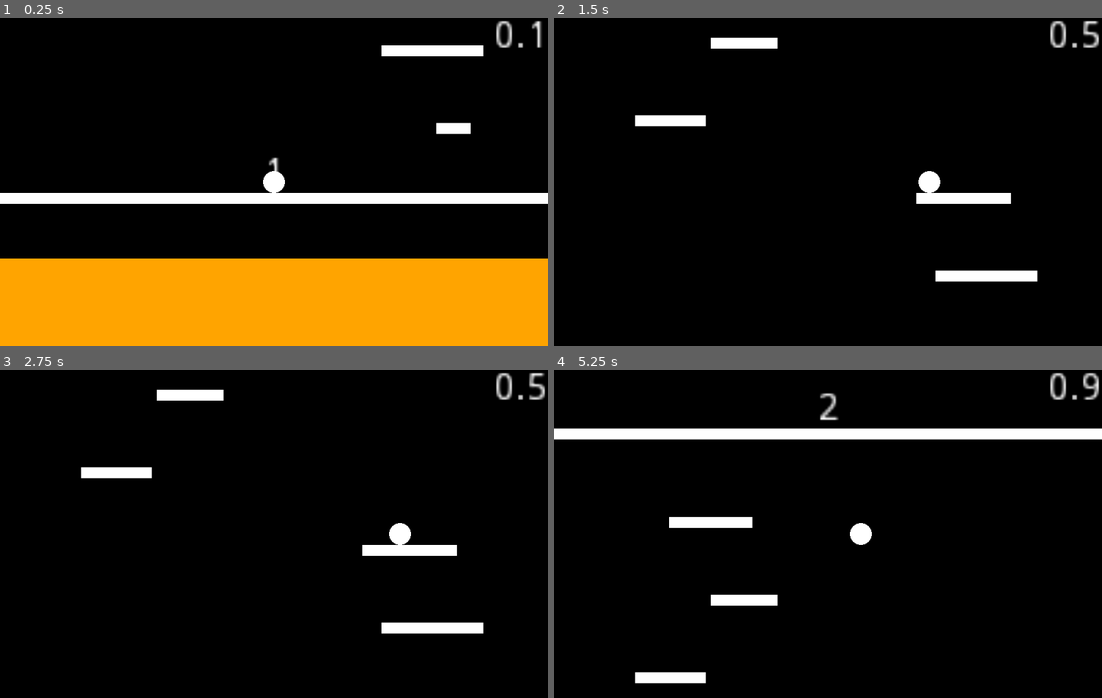
Above: before the commit, frames 1-4 (two rows, left to right).
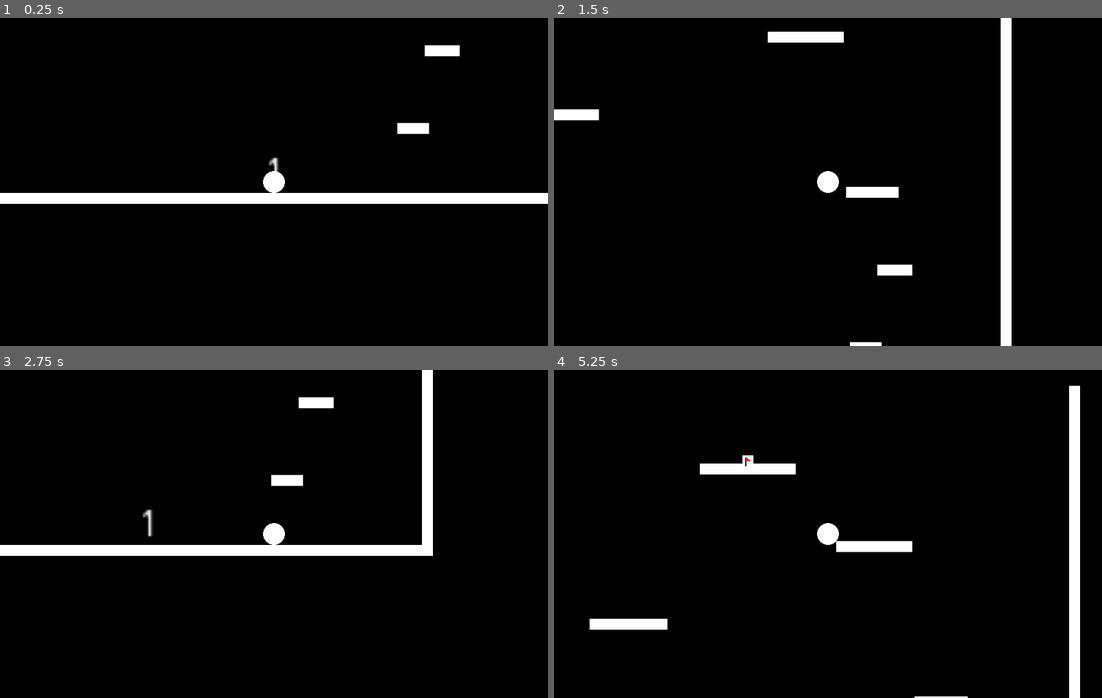
Above: after the commit, the same moments.

Repository: RedYou1/IcyTower
Game: Godot game, scene res://Scenes/Jeu.tscn
Same seed, same stepped clock (60 frames per second), same inputs: the game is played once before the commit and once after it.
Inputs:
- Up to frame 1 (0.25 s): no input
- Up to frame 2 (1.5 s): tap Enter at 0.5 s; hold D (DROIT) 0.53-1.28 s; tap Space (SAUT) at 0.77 s; hold A (GAUCHE) from 1.28 s (still down); tap D (DROIT) at 1.35 s
- Up to frame 3 (2.75 s): tap Space (SAUT) at 1.52 s; release A (GAUCHE) at 2.03 s; hold D (DROIT) from 2.03 s (still down)
- Up to frame 4 (5.25 s): release D (DROIT) at 2.78 s; tap D (DROIT) at 2.85, 4.35 s; tap Space (SAUT) at 3.02, 3.77, 4.52 s; hold D (DROIT) 3.53-4.28 s; hold A (GAUCHE) from 3.53 s (still down); hold D (DROIT) from 5.03 s (still down)

The runs differ from the first frame. In frame 1, 28% of the frame differs, in the area x 0-100%, y 0-100%; in frame 2, 6.0%; in frame 3, 6.3%; in frame 4, 9.4%.

Commit message:
presentation du TP final

Diff:
--- /dev/null
+++ b/Scenes/Drapeau.tscn
@@ -0,0 +1,16 @@
+[gd_scene load_steps=4 format=2]
+
+[ext_resource path="res://Scripts/Drapeau.gd" type="Script" id=1]
+[ext_resource path="res://Ressources/Drapeau.png" type="Texture" id=2]
+
+[sub_resource type="RectangleShape2D" id=1]
+
+[node name="Drapeau" type="StaticBody2D"]
+script = ExtResource( 1 )
+
+[node name="Sprite" type="Sprite" parent="."]
+scale = Vector2( 0.313567, 0.312582 )
+texture = ExtResource( 2 )
+
+[node name="CollisionShape2D" type="CollisionShape2D" parent="."]
+shape = SubResource( 1 )
--- a/Scenes/Jeu.tscn
+++ b/Scenes/Jeu.tscn
@@ -2,36 +2,32 @@
 
 [ext_resource path="res://Scripts/Jeu.gd" type="Script" id=1]
 [ext_resource path="res://Scenes/joueur.tscn" type="PackedScene" id=2]
-[ext_resource path="res://Scenes/Lave.tscn" type="PackedScene" id=3]
+[ext_resource path="res://Scenes/plancher.tscn" type="PackedScene" id=3]
 
 [node name="Jeu" type="Node"]
 script = ExtResource( 1 )
 
-[node name="rangs" type="Node2D" parent="."]
+[node name="interne" type="Node2D" parent="."]
 
-[node name="joueur" parent="." instance=ExtResource( 2 )]
-position = Vector2( 500, 0 )
+[node name="GAUCHE" parent="." instance=ExtResource( 3 )]
+rotation = 1.5708
+width = 1000.0
 
-[node name="Camera2D" type="Camera2D" parent="."]
-position = Vector2( 500, 0 )
-current = true
-limit_left = 0
-limit_right = 1000
-editor_draw_limits = true
-editor_draw_drag_margin = true
+[node name="DROIT" parent="." instance=ExtResource( 3 )]
+position = Vector2( 1000, 1000 )
+rotation = -1.5708
+width = 1000.0
 
-[node name="Label" type="Label" parent="Camera2D"]
-anchor_left = 1.0
-anchor_right = 1.0
-margin_left = -500.0
-margin_top = -300.0
-margin_right = -300.0
-margin_bottom = -180.0
+[node name="Label" type="Label" parent="."]
+margin_right = 200.0
+margin_bottom = 196.0
 rect_scale = Vector2( 5, 5 )
-align = 2
+text = "1"
+align = 1
+valign = 2
 __meta__ = {
 "_edit_use_anchors_": false
 }
 
-[node name="Lave" parent="." instance=ExtResource( 3 )]
-position = Vector2( 0, 140 )
+[node name="joueur" parent="." instance=ExtResource( 2 )]
+position = Vector2( 500, 960 )
--- a/Scenes/joueur.tscn
+++ b/Scenes/joueur.tscn
@@ -10,3 +10,6 @@
 
 [node name="CollisionShape2D" type="CollisionShape2D" parent="."]
 shape = SubResource( 1 )
+
+[node name="Camera2D" type="Camera2D" parent="."]
+current = true
--- a/Scenes/rang.tscn
+++ /dev/null
@@ -1,29 +0,0 @@
-[gd_scene load_steps=3 format=2]
-
-[ext_resource path="res://Scripts/rang.gd" type="Script" id=1]
-[ext_resource path="res://Scenes/plancher.tscn" type="PackedScene" id=2]
-
-[node name="rang" type="Node2D"]
-script = ExtResource( 1 )
-
-[node name="interne" type="Node2D" parent="."]
-
-[node name="GAUCHE" parent="." instance=ExtResource( 2 )]
-rotation = 1.5708
-width = 1000.0
-
-[node name="DROIT" parent="." instance=ExtResource( 2 )]
-position = Vector2( 1000, 1000 )
-rotation = -1.5708
-width = 1000.0
-
-[node name="Label" type="Label" parent="."]
-margin_right = 200.0
-margin_bottom = 196.0
-rect_scale = Vector2( 5, 5 )
-text = "1"
-align = 1
-valign = 2
-__meta__ = {
-"_edit_use_anchors_": false
-}
--- /dev/null
+++ b/Scripts/Drapeau.gd
@@ -0,0 +1,7 @@
+extends StaticBody2D
+
+func hit(who):
+	if who.name == "joueur":
+		var jeu = get_parent().get_parent()
+		jeu.niveau += 1
+		jeu.reset_interne()
--- a/Scripts/Jeu.gd
+++ b/Scripts/Jeu.gd
@@ -1,7 +1,8 @@
 tool
 extends Node
 
-const rang = preload("res://Scenes/rang.tscn")
+const plancher = preload("res://Scenes/plancher.tscn")
+const drapeau = preload("res://Scenes/Drapeau.tscn")
 
 export(float) var width = 1000 setget setWidth
 export(float) var height = 1000 setget setHeight
@@ -12,121 +13,81 @@
 
 export(float) var plancher_height = 20 setget setPHeight
 
-export(bool) var reset setget reset_rangs
+export(int) var niveau = 1 setget setNiveau
 
-var joueur
-var cam
-var checkout
-var lave
-var vitesseLave
-var labelLave
+export(bool) var reset setget reset_interne
+
+func setNiveau(niv):
+	niveau = niv
+	reset_interne()
 
 func setPMin(pmw):
 	plancher_min_width = pmw
-	reset_rangs()
+	reset_interne()
 
 func setPMax(pmw):
 	plancher_max_width = pmw
-	reset_rangs()
+	reset_interne()
 
 func setPNb(nb):
 	nombre_plancher = nb
-	reset_rangs()
+	reset_interne()
 
 func setWidth(w):
 	width = w
-	reset_rangs()
+	get_node("DROIT").position.x = width
+	reset_interne()
 
 func setHeight(h):
 	height = h
-	reset_rangs()
+	get_node("DROIT").position.y = height
+	get_node("DROIT").width = height
+	get_node("GAUCHE").width = height
+	reset_interne()
 
 func setPHeight(h):
 	plancher_height = h
-	reset_rangs()
+	reset_interne()
 
-func reset_rangs(none=true):
-	if Engine.editor_hint:
-		var rangs = get_node("rangs")
-		for rang in rangs.get_children():
-			rangs.remove_child(rang)
-		__ajoutRangs()
+func reset_interne(a=true):
+	var label = get_node("Label")
+	label.rect_size = Vector2(width/5,(height-plancher_height)/5)
+	label.text = str(niveau)
 
-func __ajoutRangs():
-	randomize()
-	var rangs = get_node("rangs")
-	var joueur = get_node("joueur")
-	var diff = -height + plancher_height + joueur.radius
+	var intern = get_node("interne")
+	for child in intern.get_children():
+		intern.remove_child(child)
+	__ajoutPlancher()
 
-	get_node("Lave").position.y = plancher_height + joueur.radius + height / 10
+func on_create_foo_button_pressed(a):
+	reset_interne()
 
-	joueur.position = Vector2(width/2,0)
+func __ajoutPlancher():
+	var intern = get_node("interne")
+	var diff = height/(nombre_plancher+1)
+	for i in range(1,nombre_plancher+1):
+		var w = rand_range(plancher_min_width,plancher_max_width)
+		var x = rand_range(0,width-w)
+		var p = plancher.instance()
+		p.width = w
+		p.height = plancher_height
+		p.position = Vector2(x,i*diff)
+		intern.add_child(p)
 
-	var t = rang.instance()
-	t.width = width
-	t.height = height
-	t.plancher_min_width = plancher_min_width
-	t.plancher_max_width = plancher_max_width
-	t.nombre_plancher = nombre_plancher
-	t.plancher_height = plancher_height
-	t.position.y = diff
-	t.niveau = 1
-	rangs.add_child(t)
-	t.reset_interne()
+	var p = plancher.instance()
+	p.width = width
+	p.height = plancher_height
+	p.position = Vector2(0,height-plancher_height)
+	intern.add_child(p)
 
-	t = rang.instance()
-	t.width = width
-	t.height = height
-	t.plancher_min_width = plancher_min_width
-	t.plancher_max_width = plancher_max_width
-	t.nombre_plancher = nombre_plancher
-	t.plancher_height = plancher_height
-	t.position.y = diff - height
-	t.niveau = 2
-	rangs.add_child(t)
-	t.reset_interne()
+	var j = get_node("joueur")
+	j.position = Vector2(p.position.x+p.width/2,p.position.y-j.radius)
 
-	t = rang.instance()
-	t.width = width
-	t.height = height
-	t.plancher_min_width = plancher_min_width
-	t.plancher_max_width = plancher_max_width
-	t.nombre_plancher = nombre_plancher
-	t.plancher_height = plancher_height
-	t.position.y = diff - height*2
-	t.niveau = 3
-	rangs.add_child(t)
-	t.reset_interne()
+	p = intern.get_child(0)
+	var d = drapeau.instance()
+	d.position = Vector2(p.position.x+p.width/2,p.position.y-5)
+	intern.add_child(d)
 
 func _ready():
 	if not Engine.editor_hint:
-		__ajoutRangs()
-		joueur = get_node("joueur")
-		cam = get_node("Camera2D")
-		lave = get_node("Lave")
-		checkout = - height - plancher_height - joueur.radius
-		vitesseLave = height / 2000
-		labelLave = cam.get_node("Label")
-
-func _process(delta):
-	if not Engine.editor_hint:
-		lave.position.y -= vitesseLave
-		vitesseLave += vitesseLave / height
-		if joueur.position.y + joueur.radius > lave.position.y:
-			get_tree().quit()
-
-func setPosY():
-	cam.position.y = joueur.position.y
-	labelLave.text = "%.1f" % [floor(lave.position.y - (joueur.position.y + joueur.radius)) / height]
-	if joueur.position.y < checkout:
-		var rangs = get_node("rangs")
-		for child in rangs.get_children():
-			if child.position.y > 0:
-				child.position.y -= height*2
-				child.niveau += 3
-				child.reset_interne()
-			else:
-				child.position.y += height
-
-		lave.position.y += height
-		joueur.position.y += height
+		__ajoutPlancher()
--- a/Scripts/Lave.gd
+++ b/Scripts/Lave.gd
@@ -4,6 +4,11 @@
 export(float) var width = 1000 setget setWidth
 
 export(float) var height = 1000 setget setHeight
+
+export(float) var speed = .1
+
+var parent
+var joueur
 
 func setWidth(w):
 	width = w
@@ -13,5 +18,18 @@
 	height = h
 	update()
 
+func _ready():
+	if not Engine.editor_hint:
+		parent = get_parent()
+		joueur = parent.get_node("joueur")
+
+func _process(delta):
+	if not Engine.editor_hint:
+		position.y -= speed
+		if joueur.position.y + joueur.radius > position.y:
+			get_tree().quit()
+		else:
+			parent.setPosYLave()
+
 func _draw():
 	draw_rect(Rect2(0,0,width,height),Color.orange)
--- a/Scripts/joueur.gd
+++ b/Scripts/joueur.gd
@@ -36,12 +36,12 @@
 
 		if col != null:
 			vitesseY = 0
+			if col.collider.has_method("hit"):
+				col.collider.hit(self)
 
 
 		if vitesseY == 0 and Input.is_action_just_pressed("SAUT"):
 			vitesseY -= forceSaut
-
-		jeu.setPosY()
 
 		var move = 0
 		if Input.is_action_pressed("GAUCHE"):
@@ -50,7 +50,9 @@
 			move += 1
 
 		if move != 0:
-			move_and_collide(Vector2(move,0)*speed)
+			col = move_and_collide(Vector2(move,0)*speed)
+			if col != null and col.collider.has_method("hit"):
+				col.collider.hit(self)
 
 func _draw():
 	draw_circle(Vector2(),radius,Color.white)
--- a/Scripts/rang.gd
+++ b/Scripts/rang.gd
@@ -1,5 +1,5 @@
 tool
-extends Node2D
+extends Node
 
 const plancher = preload("res://Scenes/plancher.tscn")
 
@@ -79,6 +79,9 @@
 	p.position = Vector2(0,height-plancher_height)
 	intern.add_child(p)
 
+	var j = get_node("joueur")
+	j.position = Vector2(p.position.x+p.width/2,p.position.y-j.radius)
+
 func _ready():
-	if Engine.editor_hint:
+	if not Engine.editor_hint:
 		__ajoutPlancher()
Binary file added: Ressources/Drapeau.png
Not shown, added: Ressources/Drapeau.png.import
